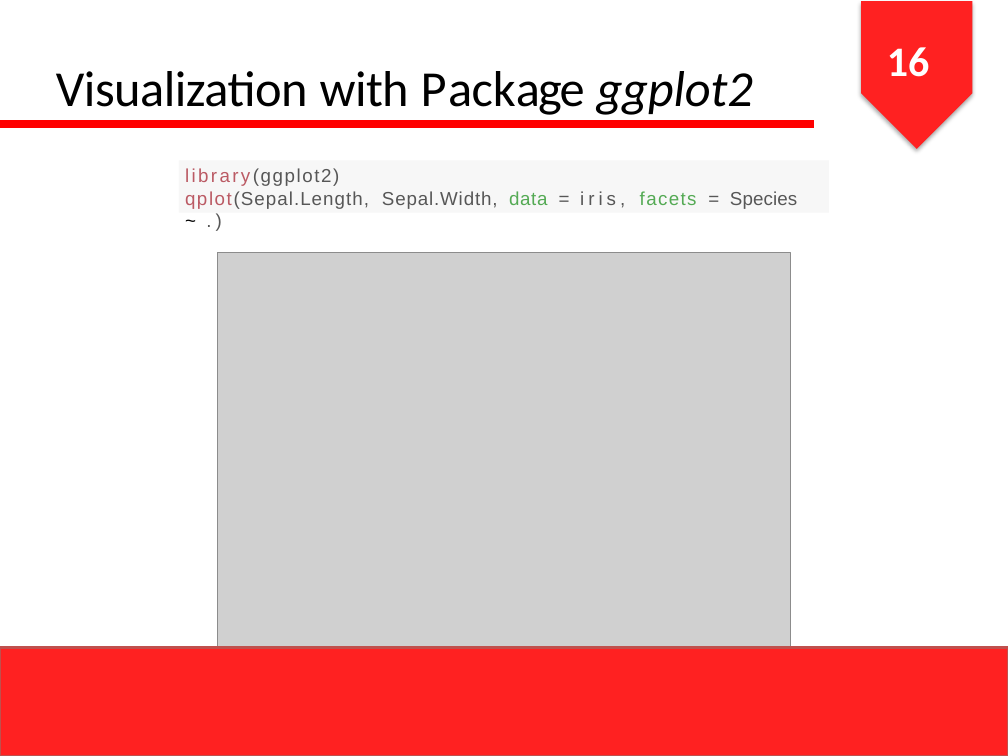
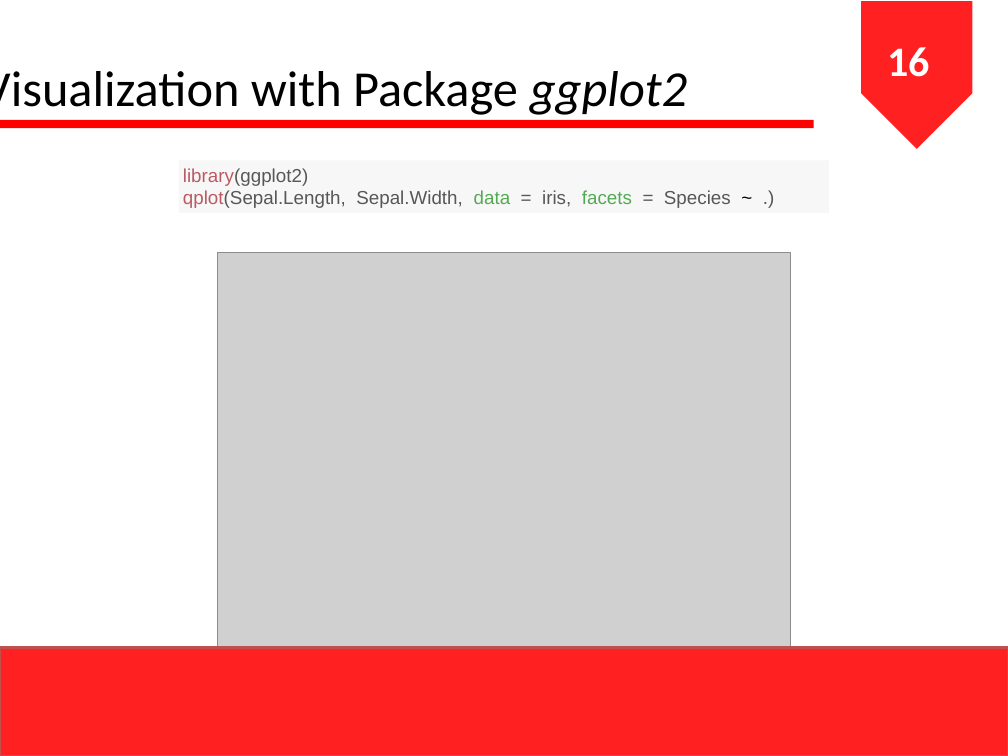
Before and after one commit to ihsanarifr/TugasKuliah, a slide deck: slide 17 of CodeDatamining/prak4/Slide Praktikum 4.pptx. Drawn at 1008x756 pixels with LibreOffice and Linux fonts; fonts in the diff are those of the drawing; grey boxes stand for pictures. Boxes give left, top, right and bottom in pixels: in the first picture for what was removed or moved away, otherwise in the second. Text is boxed around its words. In the diff, an @@ line names an element or a change of style, - is before the commit and + after.

```diff
--- a/CodeDatamining/prak4/Slide Praktikum 4.pptx
+++ b/CodeDatamining/prak4/Slide Praktikum 4.pptx
@@ pentagon arrow at <box>861,1,972,149</box>: shadow off; proportions changed @@
@@ text "Visualization with Package ggplot2" at <box>0,71,687,115</box>: letter spacing -0.4 to 0 pt in "Visualization"; letter spacing -0.5 to 0 pt in "with Package"; letter spacing 1.1 to 0 pt, letter spacing -1.1 to 0 pt, letter spacing -1.3 to 0 pt in "Package"; letter spacing -0.1 to 0 pt in "ggplot2"; alignment centre to left; indent changed @@
@@ freeform shape removed at <box>178,160,829,213</box> @@
@@ rectangle added at <box>178,160,829,213</box>, fill #F7F7F7 @@
@@ text "library(ggplot2)" at <box>183,168,731,208</box>: letter spacing 1.7 to 0 pt in "library(ggplot2)"; letter spacing 1.1 to 0 pt in "library(ggplot2)", "qplot(Sepal.Length,"; letter spacing 0.7 to 0 pt in "qplot(Sepal.Length,"; letter spacing 0.6 to 0 pt in "Sepal.Width,"; letter spacing 0.5 to 0 pt in "data"; letter spacing -0.9 to 0 pt in "= = ~"; letter spacing 2.8 to 0 pt in "iris,"; letter spacing 1 to 0 pt in "facets"; letter spacing 0.1 to 0 pt in "Species"; letter spacing 2.9 to 0 pt in ".)"; indent changed @@
```
Also in this commit, not shown: 18 other slides changed, 18 other files.
